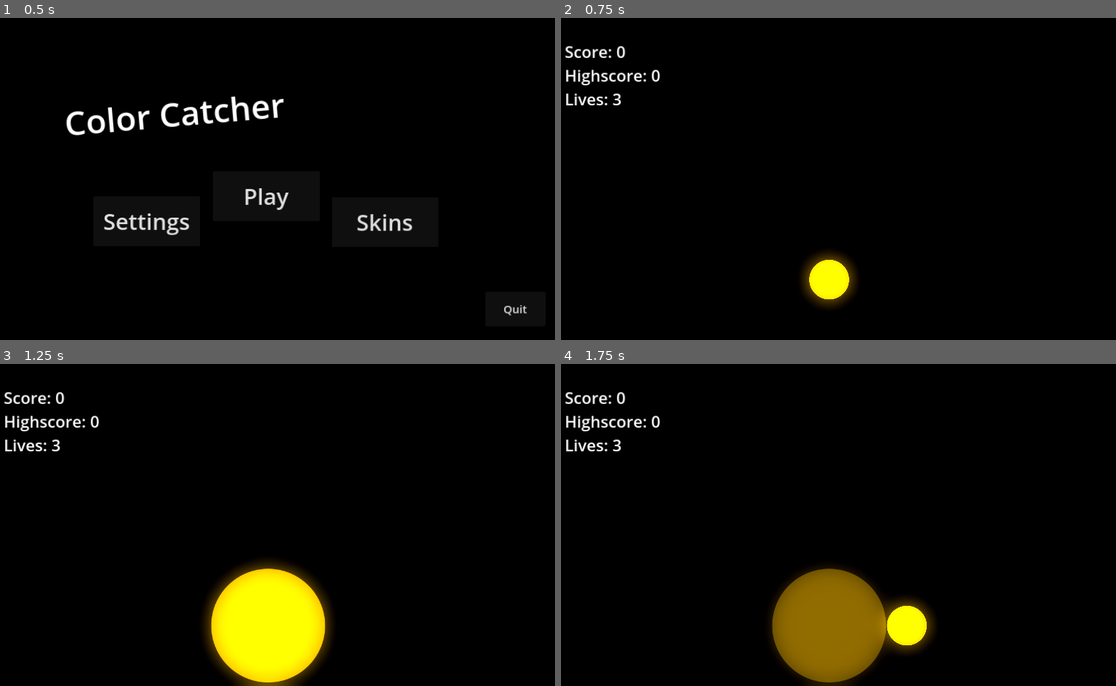
Above: before the commit, frames 1-4 (two rows, left to right).
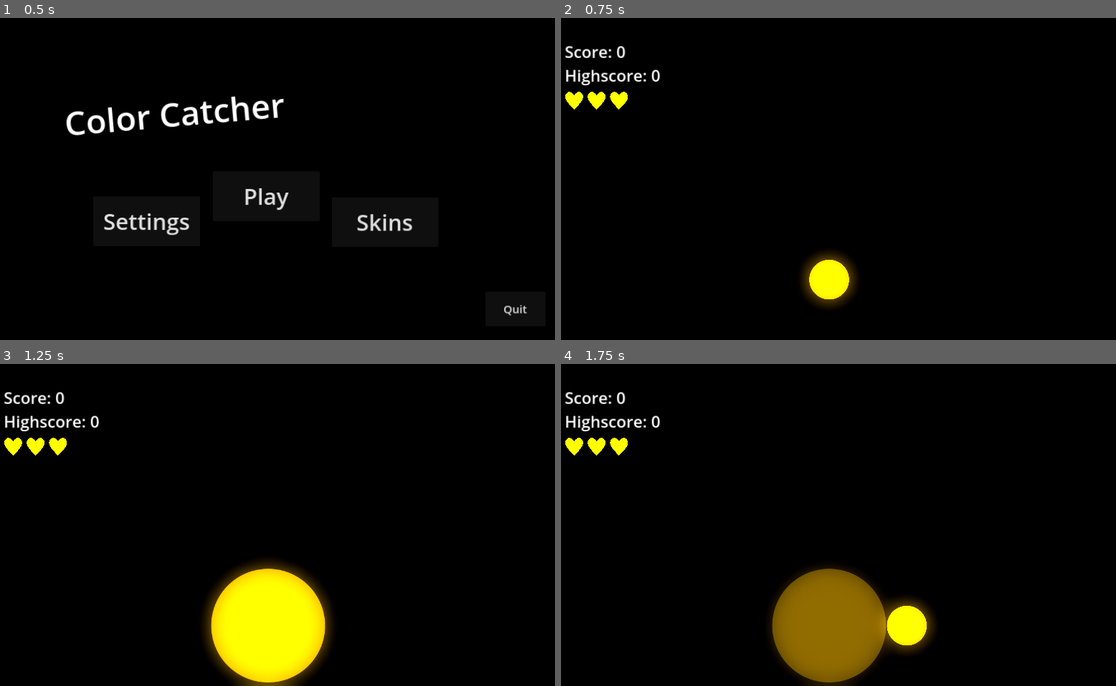
Above: after the commit, the same moments.

Repository: SkyDustGames/color-catcher
Game: Godot game, scene res://scenes/menu.tscn
The game is run twice, just before and just after one commit, with the same random seed, the same clock (stepped at 60 frames per second) and the same inputs.
Inputs:
- Up to frame 1 (0.5 s): no input
- Up to frame 2 (0.75 s): click "Play" at 0.5 s
- Up to frame 3 (1.25 s): no input
- Up to frame 4 (1.75 s): hold Right (move_right) from 1.28 s (still down)

Frame 1 is identical in both runs. In frame 2, 0.4% of the frame differs, in the area x 0-13%, y 22-29%; in frame 3, 0.4%; in frame 4, 0.4%.

Commit message:
Removed lives text, added hearts

Diff:
--- a/project.godot
+++ b/project.godot
@@ -15,8 +15,11 @@
 config/use_custom_user_dir=true
 config/custom_user_dir_name="SkyDust/ColorCatcher"
 config/features=PackedStringArray("4.1", "Mobile")
-boot_splash/bg_color=Color(0.141176, 0.141176, 0.141176, 1)
+boot_splash/bg_color=Color(0.501961, 0.501961, 0, 1)
+boot_splash/image="res://sprites/heal.png"
+boot_splash/fullsize=false
 config/icon="res://sprites/icon.svg"
+boot_splash/minimum_display_time=2500
 
 [autoload]
 
--- a/scenes/game.tscn
+++ b/scenes/game.tscn
@@ -1,5 +1,6 @@
-[gd_scene load_steps=6 format=3 uid="uid://cpn3k6nr748vg"]
+[gd_scene load_steps=7 format=3 uid="uid://cpn3k6nr748vg"]
 
+[ext_resource type="Texture2D" uid="uid://cv34onredtgte" path="res://sprites/heal.png" id="1_2h0xa"]
 [ext_resource type="Texture2D" uid="uid://cgf0uoc86lrol" path="res://sprites/circle.png" id="2_1tpxv"]
 [ext_resource type="Script" path="res://scripts/Circle.gd" id="2_r1ndt"]
 [ext_resource type="Script" path="res://scripts/Spawner.gd" id="3_g6cy7"]
@@ -34,13 +35,34 @@
 theme_override_font_sizes/font_size = 36
 text = "Highscore: 0"
 
-[node name="Lives" type="Label" parent="CanvasLayer"]
+[node name="Lives" type="Control" parent="CanvasLayer"]
+layout_mode = 3
+anchors_preset = 0
+offset_left = 51.0
+offset_top = 165.0
+offset_right = 191.0
+offset_bottom = 205.0
+
+[node name="TextureRect" type="TextureRect" parent="CanvasLayer/Lives"]
+layout_mode = 0
+offset_right = 40.0
+offset_bottom = 40.0
+texture = ExtResource("1_2h0xa")
+expand_mode = 1
+
+[node name="TextureRect2" type="TextureRect" parent="CanvasLayer/Lives"]
 offset_left = 50.0
-offset_top = 156.0
-offset_right = 178.0
-offset_bottom = 209.0
-theme_override_font_sizes/font_size = 36
-text = "Lives: 3"
+offset_right = 90.0
+offset_bottom = 40.0
+texture = ExtResource("1_2h0xa")
+expand_mode = 1
+
+[node name="TextureRect3" type="TextureRect" parent="CanvasLayer/Lives"]
+offset_left = 100.0
+offset_right = 140.0
+offset_bottom = 40.0
+texture = ExtResource("1_2h0xa")
+expand_mode = 1
 
 [node name="Environment" type="Node2D" parent="."]
 
--- a/scenes/menu.tscn
+++ b/scenes/menu.tscn
@@ -84,6 +84,7 @@
 text = "Settings"
 
 [node name="QuitButton" type="Button" parent="Settings"]
+layout_mode = 0
 offset_left = 1125.0
 offset_top = 612.0
 offset_right = 1259.0
@@ -108,6 +109,7 @@
 text = "Skins"
 
 [node name="QuitButton" type="Button" parent="Skins"]
+layout_mode = 0
 offset_left = 1125.0
 offset_top = 612.0
 offset_right = 1259.0
--- a/scripts/Circle.gd
+++ b/scripts/Circle.gd
@@ -6,7 +6,7 @@
 # --- UI --- #
 @onready var scoreText = $"../../CanvasLayer/Score"
 @onready var highscoreText = $"../../CanvasLayer/Highscore"
-@onready var livesText = $"../../CanvasLayer/Lives"
+@onready var hearts = $"../../CanvasLayer/Lives".get_children()
 
 var movement: float
 var color
@@ -55,6 +55,6 @@
 
 func damage():
 	lives -= 1
-	livesText.text = "Lives: " + str(lives)
+	hearts[lives].hide()
 	if lives <= 0:
 		get_tree().change_scene_to_file("res://scenes/game_over.tscn")
--- a/scripts/ui/Menu.gd
+++ b/scripts/ui/Menu.gd
@@ -17,6 +17,7 @@
 
 func quit():
 	tree.notification(NOTIFICATION_WM_CLOSE_REQUEST)
+	tree.quit(0)
 
 func change_active(new: Control):
 	if active != null:
Binary file added: sprites/heal.png
Not shown, added: sprites/heal.png.import
Binary file added: sprites/hexagon.png
Not shown, added: sprites/hexagon.png.import
Binary file added: sprites/speed.png
Not shown, added: sprites/speed.png.import
